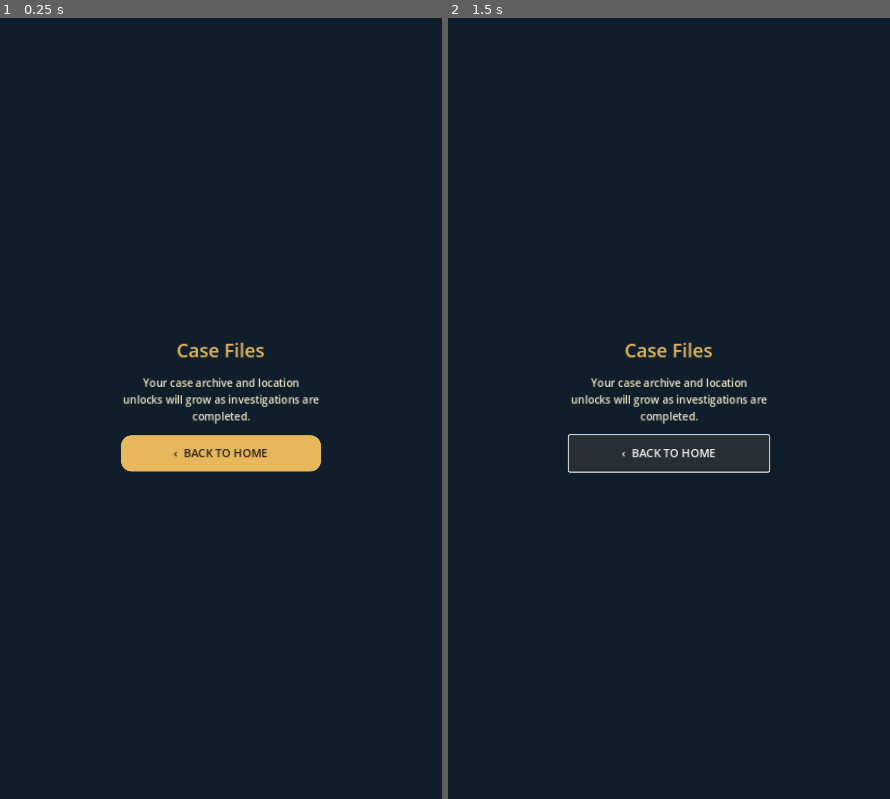
Above: before the commit, frames 1-2 (left to right).
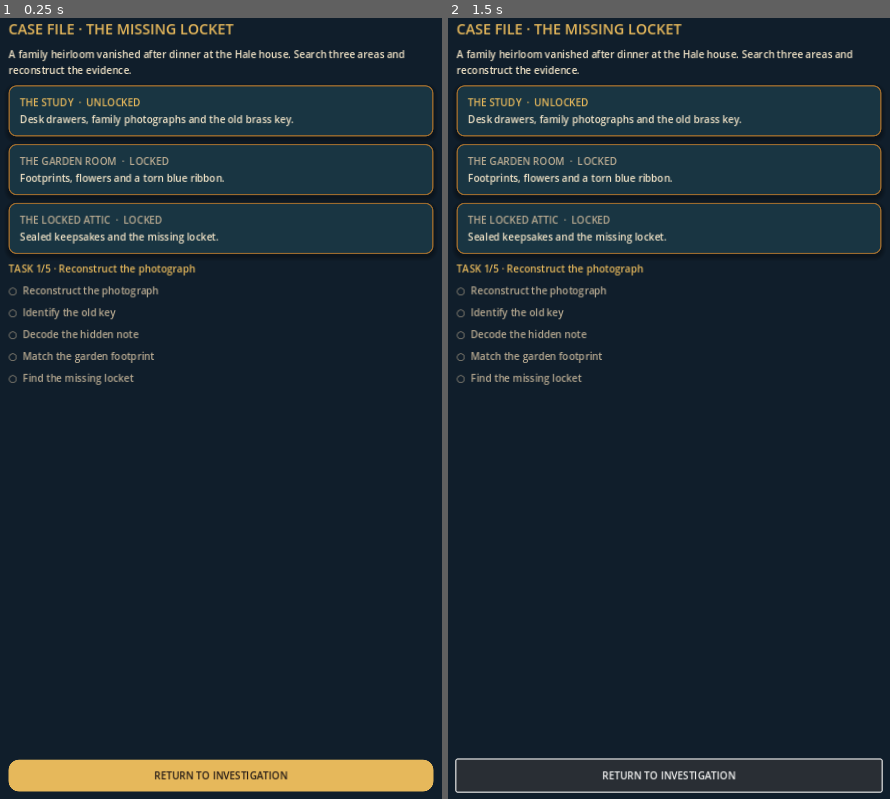
Above: after the commit, the same moments.

Repository: loydmawira-cyber/Mystery-Merge.
Game: Godot game, scene res://scenes/Cases.tscn
Same seed, same stepped clock (60 frames per second), same inputs: the game is played once before the commit and once after it. This scene is started directly instead of the project's main scene.
Inputs:
- Up to frame 1 (0.25 s): no input
- Up to frame 2 (1.5 s): tap Enter at 0.5 s; click "‹ BACK TO HOME" (after the commit: "RETURN TO INVESTIGATION") at 1.25 s

The runs differ from the first frame. In frame 1, 13% of the frame differs, in the area x 1-99%, y 0-100%; in frame 2, 13%.

Commit message:
Connect implemented screen scenes/Cases.tscn

Diff:
--- a/scenes/Cases.tscn
+++ b/scenes/Cases.tscn
@@ -1,6 +1,6 @@
 [gd_scene load_steps=2 format=3]
 
-[ext_resource type="Script" path="res://scripts/simple_screen.gd" id="1"]
+[ext_resource type="Script" path="res://scripts/case_files.gd" id="1"]
 
 [node name="Cases" type="Control"]
 layout_mode = 3
@@ -10,5 +10,3 @@
 grow_horizontal = 2
 grow_vertical = 2
 script = ExtResource("1")
-screen_title = "Case Files"
-screen_description = "Your case archive and location unlocks will grow as investigations are completed."
